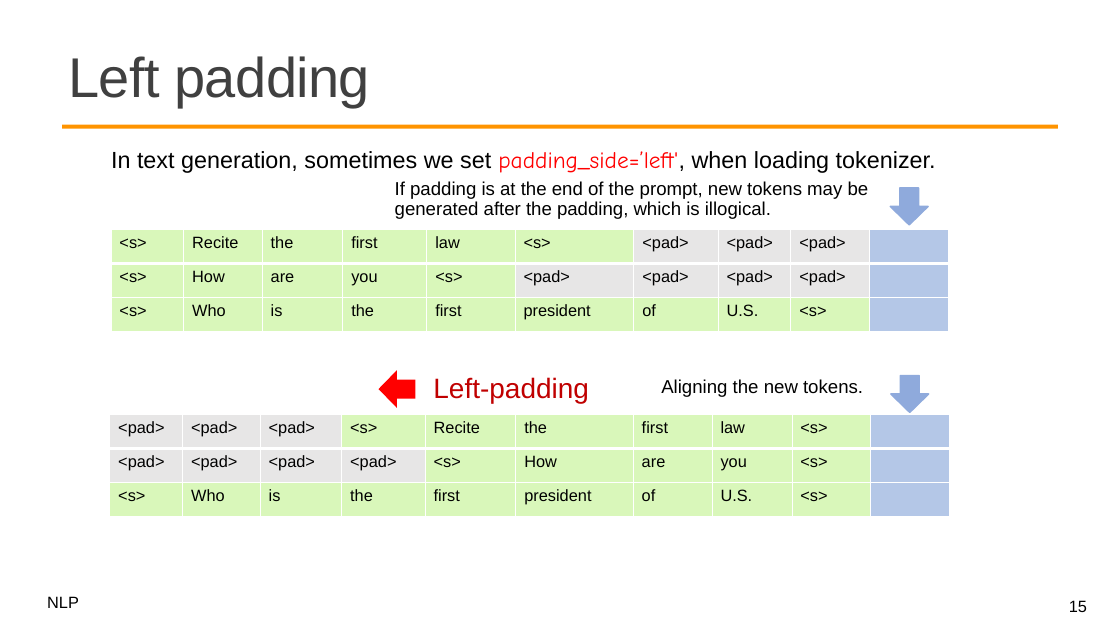
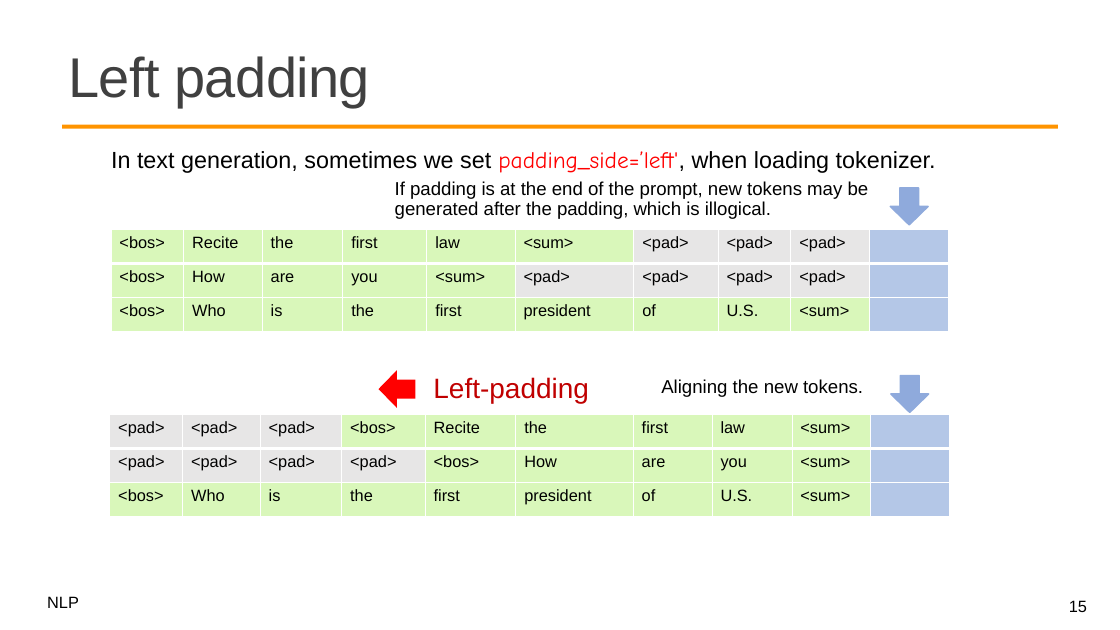
Before and after one commit to mcps5601/CGUNLP_2026_Spring, a slide deck: slide 15 of slides/w10_huggingface_0427.pptx. Drawn at 1120x630 pixels with LibreOffice and Linux fonts; fonts in the diff are those of the drawing; background and template pictures are left out. Boxes give left, top, right and bottom in pixels: in the first picture for what was removed or moved away, otherwise in the second. Text is boxed around its words. In the diff, an @@ line names an element or a change of style, - is before the commit and + after.

Commit message:
feat: update w10 slide

```diff
--- a/slides/w10_huggingface_0427.pptx
+++ b/slides/w10_huggingface_0427.pptx
@@ table at box(111, 229, 949, 332) @@
-row 1, column 1: <s>
+row 1, column 1: <bos>
-row 1, column 6: <s>
+row 1, column 6: <sum>
-row 2, column 1: <s>
+row 2, column 1: <bos>
-row 2, column 5: <s>
+row 2, column 5: <sum>
-row 3, column 1: <s>
+row 3, column 1: <bos>
-row 3, column 9: <s>
+row 3, column 9: <sum>
@@ table at box(110, 414, 950, 517) @@
-row 1, column 4: <s>
+row 1, column 4: <bos>
-row 1, column 9: <s>
+row 1, column 9: <sum>
-row 2, column 5: <s>
+row 2, column 5: <bos>
-row 2, column 9: <s>
+row 2, column 9: <sum>
-row 3, column 1: <s>
+row 3, column 1: <bos>
-row 3, column 9: <s>
+row 3, column 9: <sum>
```
Also in this commit, not shown: 4 other slides changed, 1 slide added, 1 slide removed, 1 other file.
